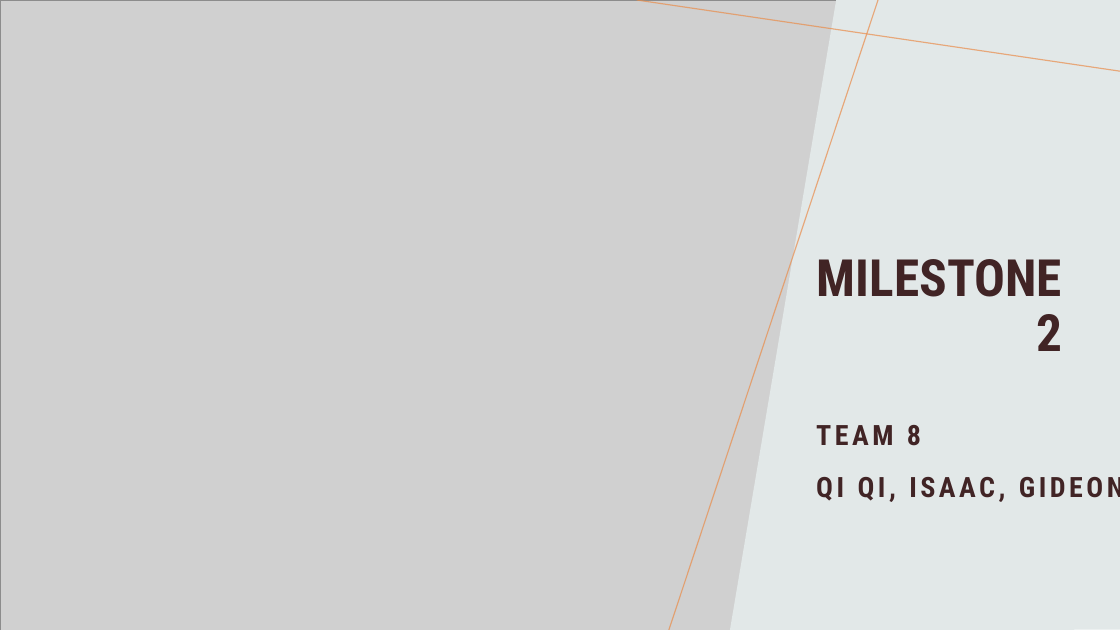
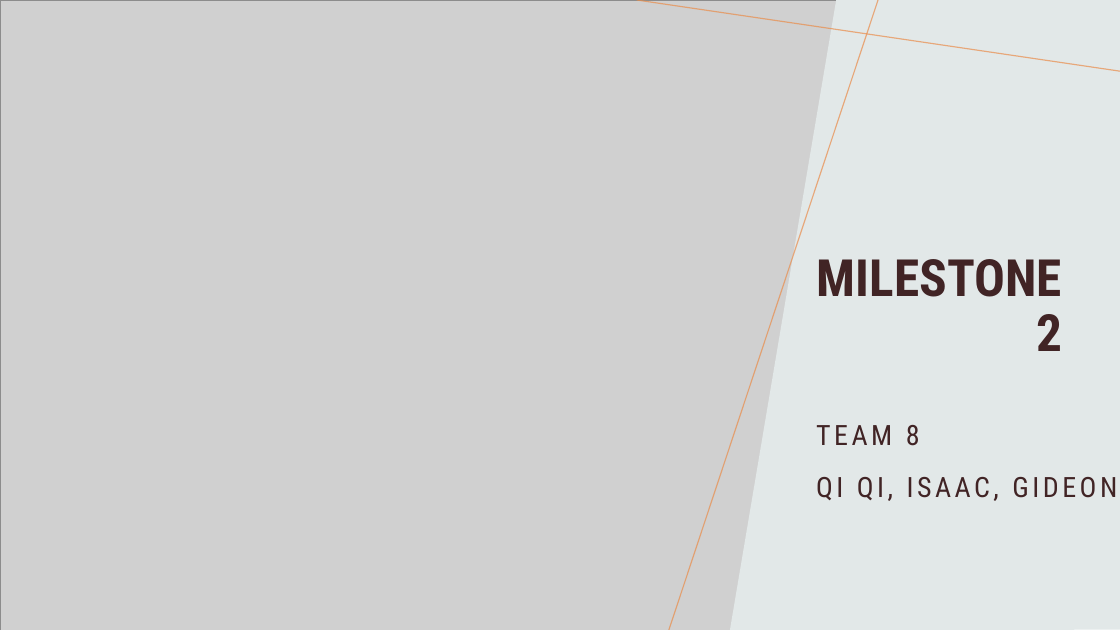
Before and after one commit to yipeyayeah/CSC3007-project, a slide deck: slide 1 of milestone2/IV Presentation.pptx. Drawn at 1120x630 pixels with LibreOffice and Linux fonts; fonts in the diff are those of the drawing; grey boxes stand for pictures. Boxes give left, top, right and bottom in pixels: in the first picture for what was removed or moved away, otherwise in the second. Text is boxed around its words. In the diff, an @@ line names an element or a change of style, - is before the commit and + after.

```diff
--- a/milestone2/IV Presentation.pptx
+++ b/milestone2/IV Presentation.pptx
@@ subtitle "TEAM 8" at (816,425,1117,501): bold off @@
```
Also in this commit, not shown: 3 other slides changed.
